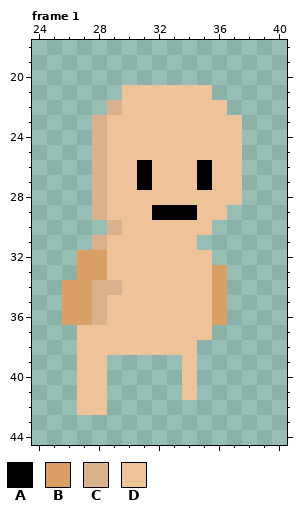
A pixel-art file gets an edit: WoW.Client/Content/Data/Characters/human_spritesheet.ase. Above, as it was before the edit.
32x32 pixels, 1 frame. Shown: frame 1: x 24..40, y 18..44. The old version is drawn lined up with the new one, on the new canvas. The commit also changed other frames, which this record leaves out.
Palette (. is transparent): A #000000  B #d9a066  C #d9b28d  D #eec39a
Pixels before, frame 1, first column x 26:
21 ....DDDDDD..
22 ...CDDDDDDD.
23 ..CDDDDDDDDD
24 ..CDDDDDDDDD
25 ..CDDDDDDDDD
26 ..CDDADDDADD
27 ..CDDADDDADD
28 ..CDDDDDDDDD
29 ..CDDDAAADD.
30 ...CDDDDDD..
31 ..CDDDDDD...
32 .BBDDDDDDD..
33 .BBDDDDDDDB.
34 BBCCDDDDDDB.
35 BBCDDDDDDDB.
36 BBCDDDDDDDB.
37 .DDDDDDDDD..
38 .DDDDDDDD...
39 .DD.....D...
40 .DD.....D...
41 .DD.....D...
42 .DD.........
The result:
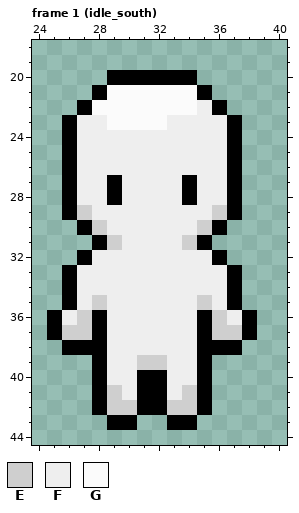
Colours new in this view: E #cfcfcf  F #eeeeee  G #fbfbfb
From the commit log: Begin networked character animations
The exact change:
canvas 32x32 -> 64x64, the old top-left corner now at 16,13
Changed rows in their new state; - is an unchanged pixel.
Frame 1 (idle_south):
first column x 25:
20 ----AAAAAA----
21 ---AGGGGGGA---
22 --AGGGGGGGFA--
23 -AFFGGGGFFFFA-
24 -AFFFFFFFFFFA-
25 -AFFFFFFFFFFA-
26 -AFFFFFFFFFFA-
27 -AFFAFFFFAFFA-
28 -AFFAFFFFAFFA-
29 -AEFFFFFFFFEA-
30 --AEFFFFFFEA--
31 ---AEFFFFEA---
32 --AFFFFFFFFA--
33 -AFFFFFFFFFFA-
34 -AFFFFFFFFFFA-
35 -AFEFFFFFFEFA-
36 AFEAFFFFFFAEFA
37 AEEAFFFFFFAEEA
38 -AAAFFFFFFAAA-
39 --.AFFEEFFA---
40 --.AFFAAFFA---
41 --.AEFAAFEA---
42 --.AEEAAEEA---
43 ----AA--AA----
Boxes around the changes in both pictures, in picture pixels (x1, y1, x2, y2):
changed: (47, 70, 257, 430)
